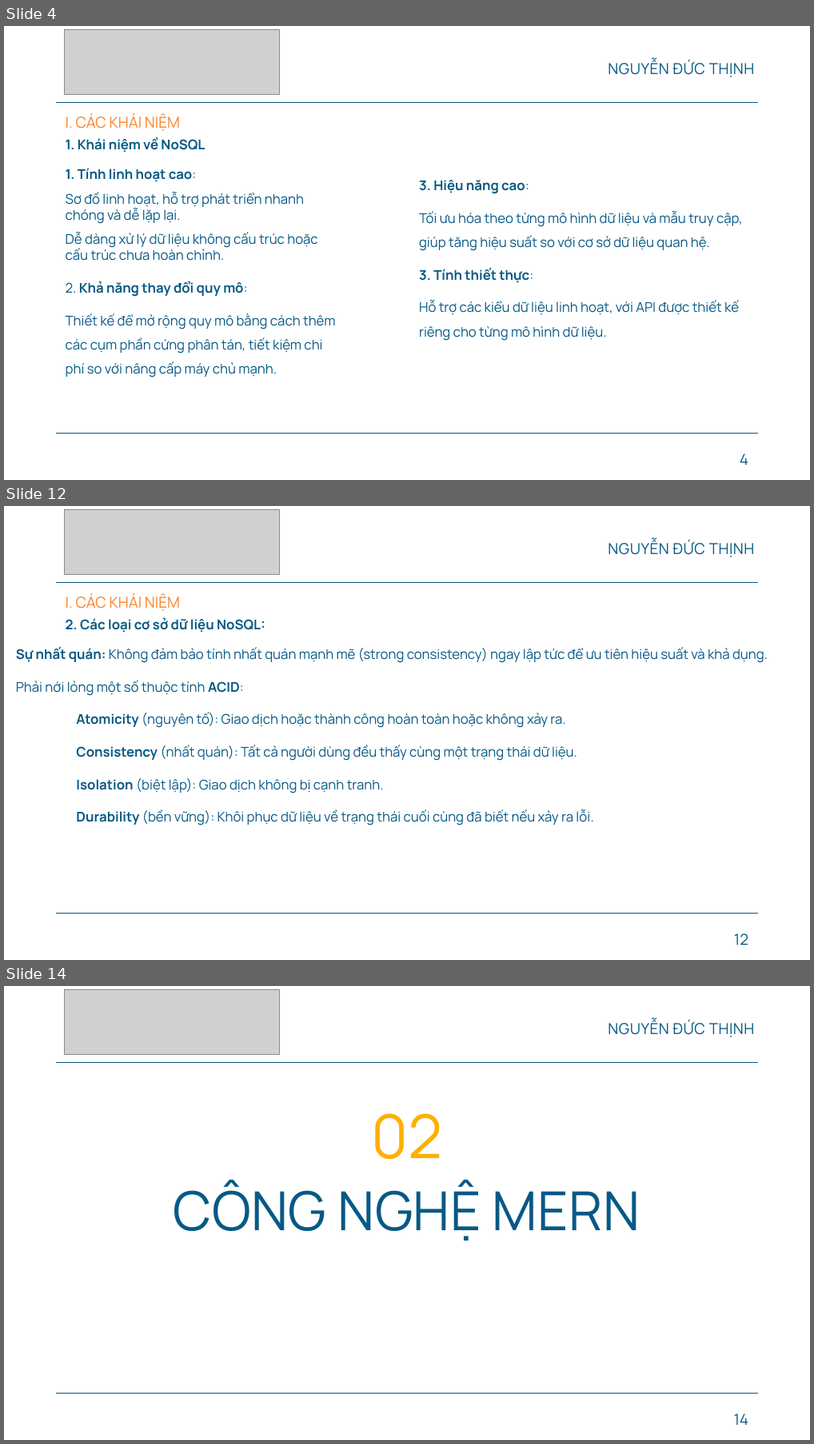
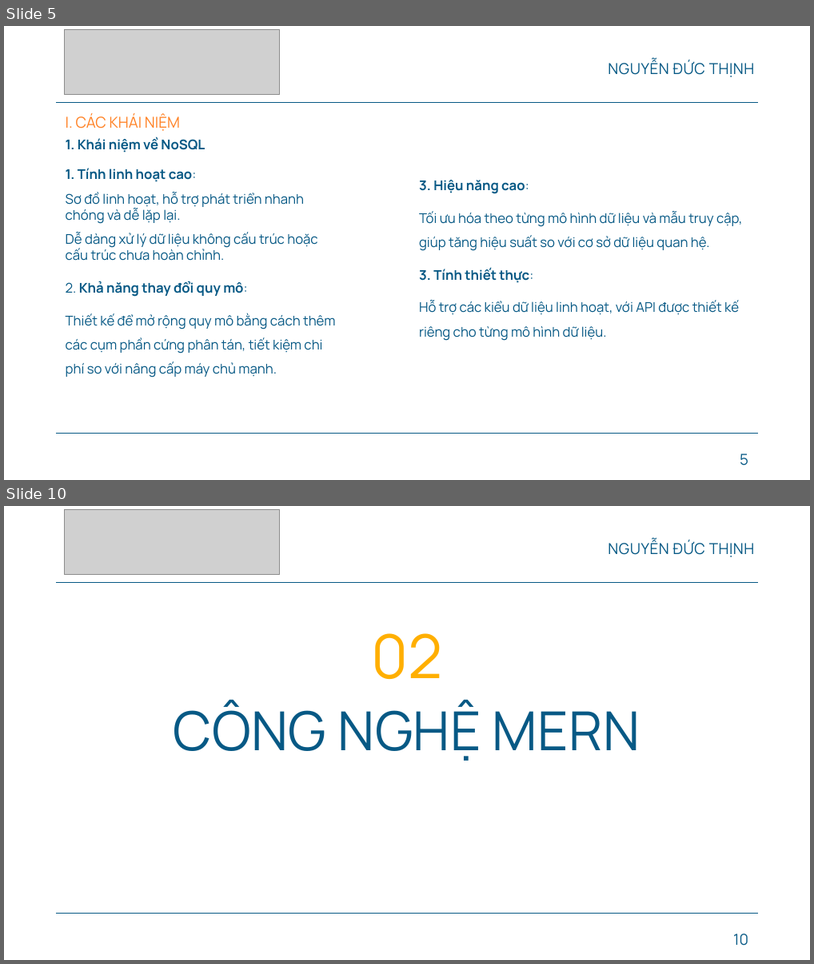
Before and after one commit to Ducthinh1501/CN-DA21TTB-NGUYENDUCTHINH-MONGODB-READINGTESTS, a slide deck: thesis/CN-SLIDE-BAOCAO.pptx. Shown one above the other, each under a label of ours: slides 4, 12 and 14 before the commit, slides 5 and 10 after it; the slides between them are not shown. The pictures are 814x1444 and 814x964 pixels, drawn with LibreOffice and Linux fonts; fonts in the diff are those of the drawing; grey boxes stand for pictures; background and template pictures are left out. Boxes give left, top, right and bottom in pixels: in the first picture for what was removed or moved away, otherwise in the second. Text is boxed around its words. In the diff, an @@ line names an element or a change of style, - is before the commit and + after.

```diff
--- a/thesis/CN-SLIDE-BAOCAO.pptx
+++ b/thesis/CN-SLIDE-BAOCAO.pptx
@@ slide 12 removed at (4,506,810,960), background #FFFFFF; not listed: 2 template elements that a slide beside it also shows @@
@@ picture removed at (65,509,280,574) @@
@@ title removed at (608,540,755,557) @@
-NGUYỄN ĐỨC THỊNH
@@ text removed at (66,594,180,611) @@
-I. CÁC KHÁI NIỆM
@@ text removed at (66,617,266,632) @@
-2. Các loại cơ sở dữ liệu NoSQL:
@@ text removed at (16,646,768,825) @@
-Sự nhất quán: Không đảm bảo tính nhất quán mạnh mẽ (strong consistency) ngay lập tức để ưu tiên hiệu suất và khả dụng.
-Phải nới lỏng một số thuộc tính ACID:
-Atomicity (nguyên tố): Giao dịch hoặc thành công hoàn toàn hoặc không xảy ra.
-Consistency (nhất quán): Tất cả người dùng đều thấy cùng một trạng thái dữ liệu.
-Isolation (biệt lập): Giao dịch không bị cạnh tranh.
-Durability (bền vững): Khôi phục dữ liệu về trạng thái cuối cùng đã biết nếu xảy ra lỗi.
@@ page number removed at (734,933,749,944) @@
-12
@@ what was slide 4 is now slide 5 @@
@@ page number at (740,453,749,465): text changed @@
-4
+5
@@ what was slide 14 is now slide 10 @@
@@ page number at (734,933,749,945): text changed @@
-14
+10
```
Also in this commit, not shown: 4 slides changed, 4 slides added, 7 other slides removed, 12 other files.
